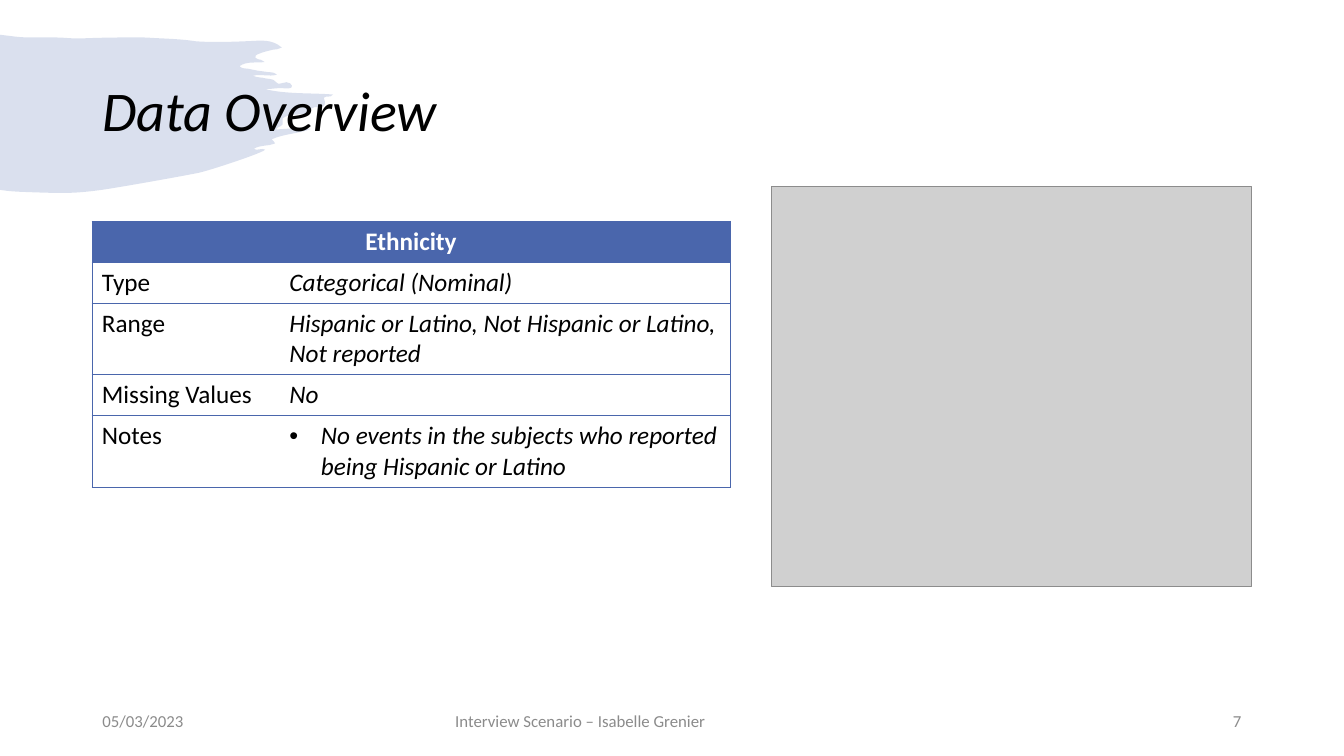
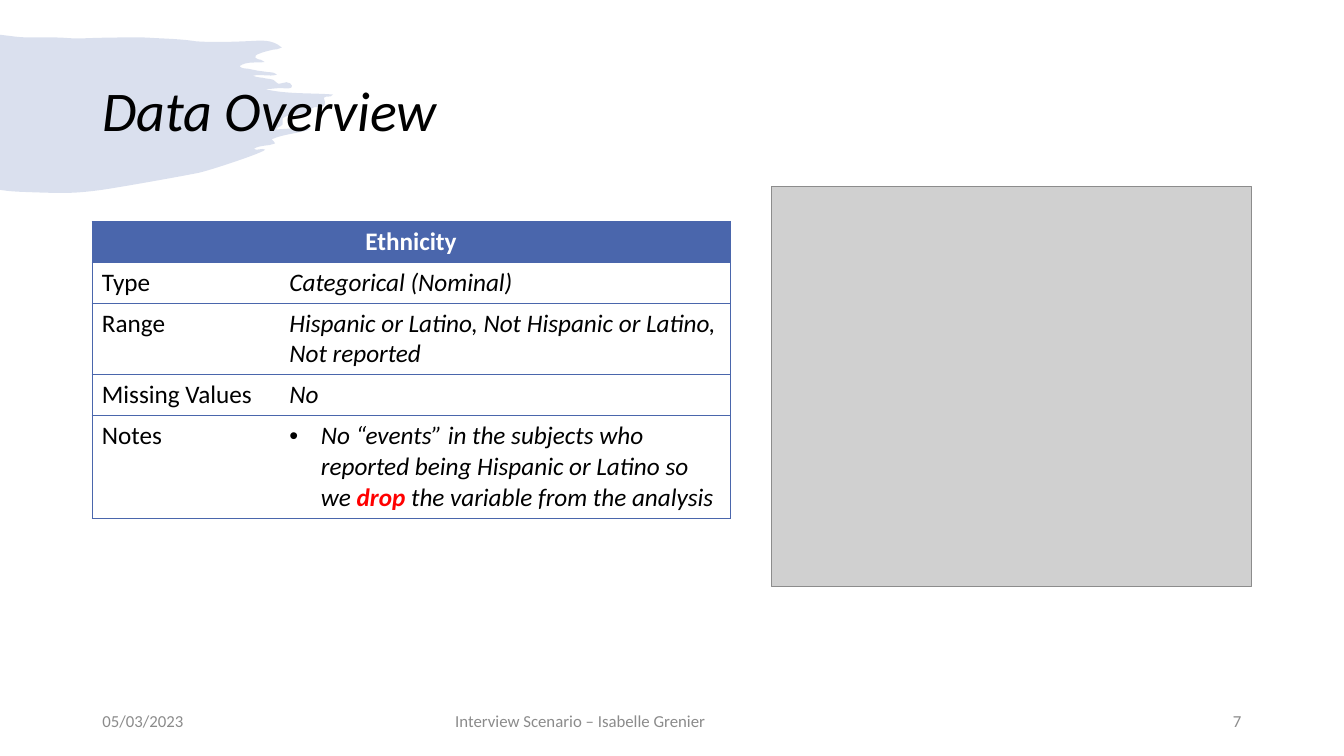
Before and after one commit to igrenier/TCGA_BRCA, a slide deck: slide 7 of presentation_05032023.pptx. Drawn at 1344x756 pixels with LibreOffice and Linux fonts; fonts in the diff are those of the drawing; grey boxes stand for pictures. Boxes give left, top, right and bottom in pixels: in the first picture for what was removed or moved away, otherwise in the second. Text is boxed around its words. In the diff, an @@ line names an element or a change of style, - is before the commit and + after.

```diff
--- a/presentation_05032023.pptx
+++ b/presentation_05032023.pptx
@@ table at bbox=[92, 221, 731, 515] @@
-row 5, column 2: No events in the subjects who reported being Hispanic or Latino
+row 5, column 2: No “events” in the subjects who reported being Hispanic or Latino so we drop the variable from the analysis
```
Also in this commit, not shown: 5 other slides changed.
